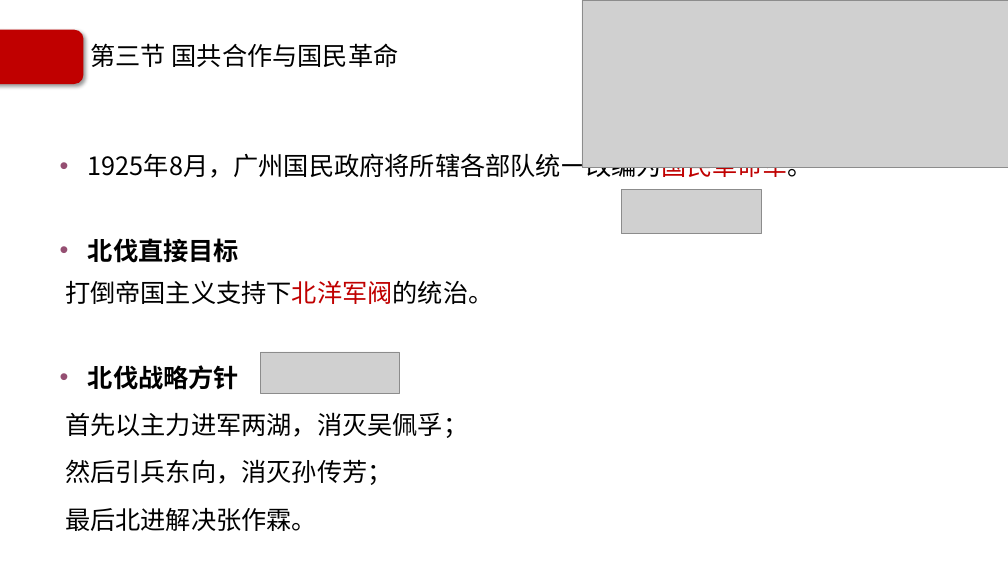
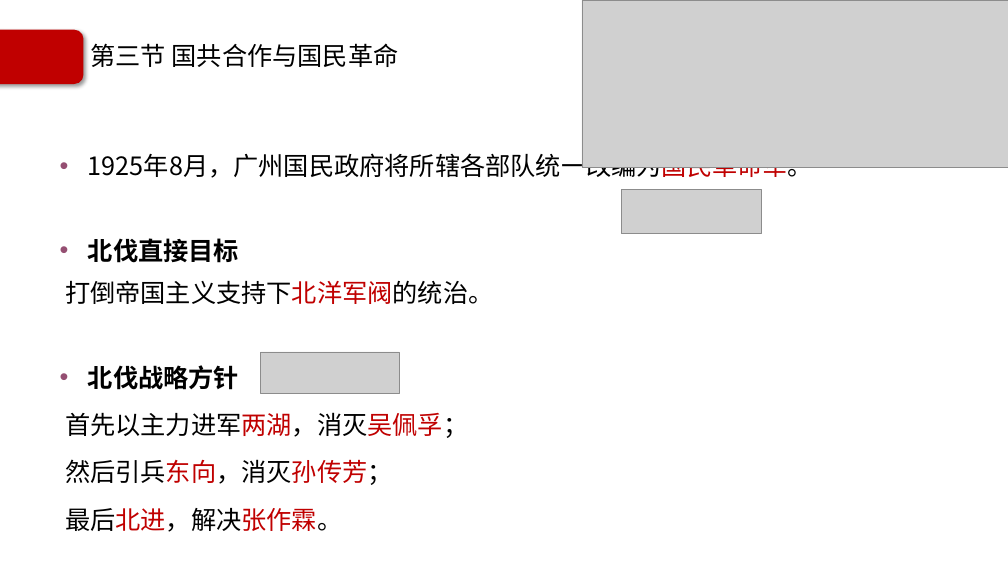
Before and after one commit to Call-me-zhy/tangtang, a slide deck: slide 59 of 5 中国近现代史纲要/课件/中国近现代史纲要精讲4.pptx (slide 57 before the commit). Drawn at 1008x567 pixels with LibreOffice and Linux fonts; fonts in the diff are those of the drawing; grey boxes stand for pictures; background and template pictures are left out. Boxes give left, top, right and bottom in pixels: in the first picture for what was removed or moved away, otherwise in the second. Text is boxed around its words. In the diff, an @@ line names an element or a change of style, - is before the commit and + after.

```diff
--- a/5 中国近现代史纲要/课件/中国近现代史纲要精讲4.pptx
+++ b/5 中国近现代史纲要/课件/中国近现代史纲要精讲4.pptx
@@ text at <box>65,412,468,485</box>: text colour #000000 to #C00000 in "首先以主力进军两湖，消灭吴佩孚；", "然后引兵东向，消灭孙传芳；" @@
@@ text at <box>65,508,342,532</box>: text changed @@
-最后北进解决张作霖。
+最后北进，解决张作霖。
```
Also in this commit, not shown: 8 other slides changed, 2 slides added, 7 other files.
